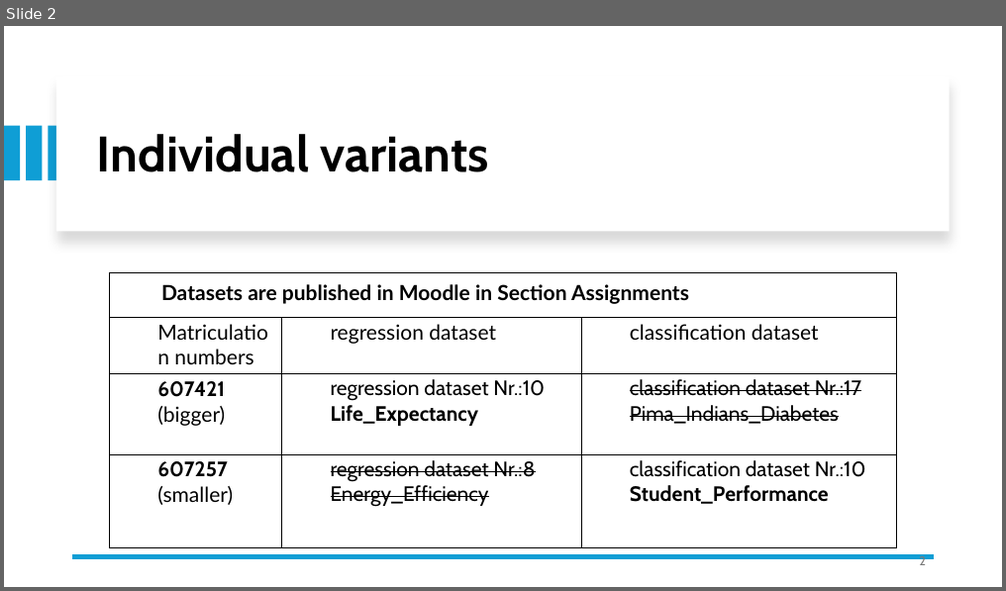
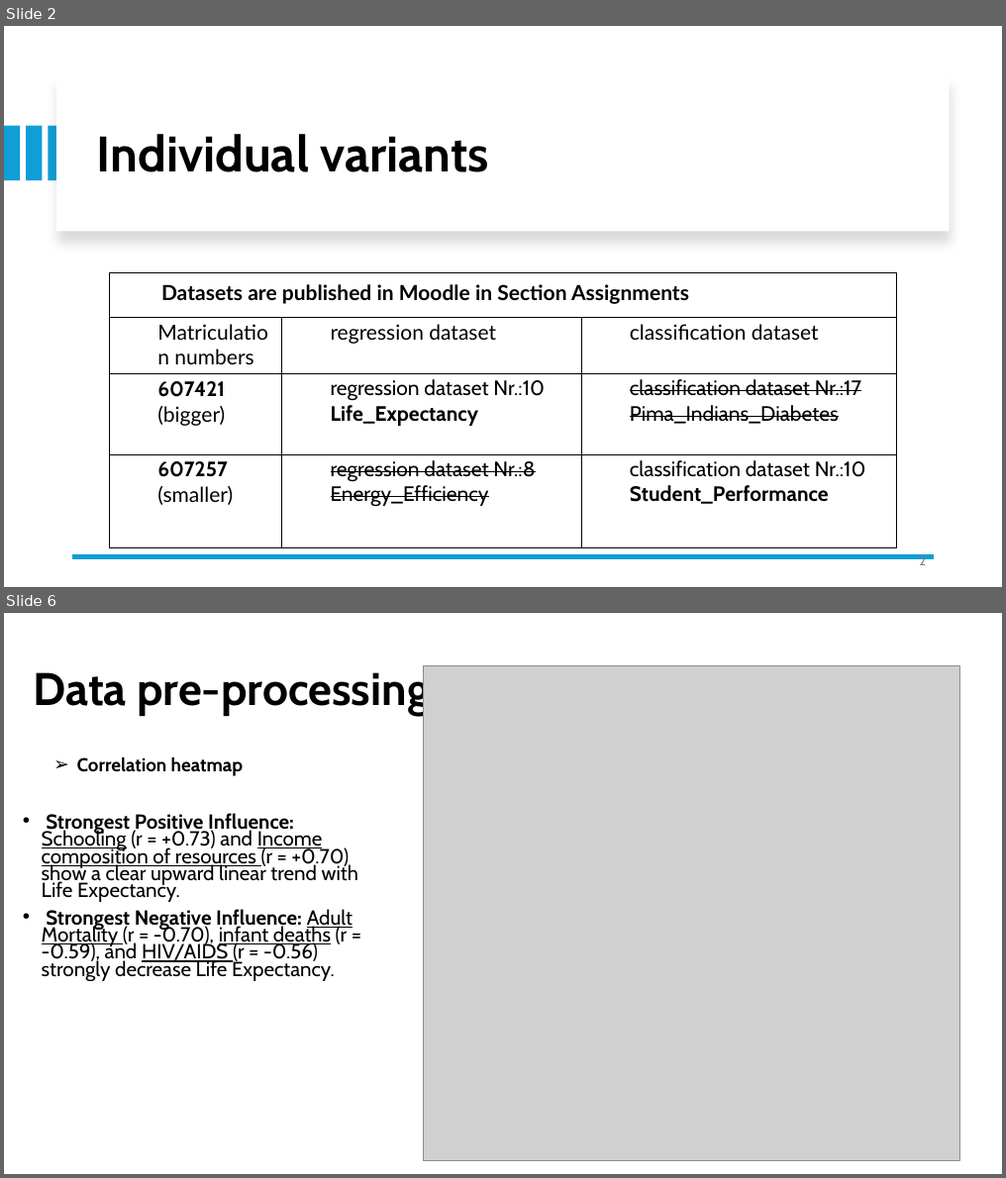
Before and after one commit to azelarabchakour/Data-science-assignments, a slide deck: Assignment-1/Assignment-1.pptx. Shown one above the other, each under a label of ours: slide 2 before the commit, slides 2 and 6 after it; the slides between them are not shown. The pictures are 1006x591 and 1006x1178 pixels, drawn with LibreOffice and Linux fonts; fonts in the diff are those of the drawing; grey boxes stand for pictures. Boxes give left, top, right and bottom in pixels: in the first picture for what was removed or moved away, otherwise in the second. Text is boxed around its words. In the diff, an @@ line names an element or a change of style, - is before the commit and + after.

```diff
--- a/Assignment-1/Assignment-1.pptx
+++ b/Assignment-1/Assignment-1.pptx
@@ slide 6 added at (x1=4, y1=613, x2=1002, y2=1174), background #FFFFFF @@
@@ title added at (x1=34, y1=666, x2=430, y2=716), 44 pt, text #000000, bold @@
+Data pre-processing
@@ picture added at (x1=423, y1=665, x2=959, y2=1161) @@
@@ text added at (x1=77, y1=757, x2=243, y2=776), 18 pt, text #000000, bold @@
+➢ Correlation heatmap
@@ text added at (x1=42, y1=813, x2=358, y2=981), 19.6 pt, text #000000 @@
+• Strongest Positive Influence: Schooling (r = +0.73) and Income composition of resources (r = +0.70) show a clear upward linear trend with Life Expectancy.
+• Strongest Negative Influence: Adult Mortality (r = -0.70), infant deaths (r = -0.59), and HIV/AIDS (r = -0.56) strongly decrease Life Expectancy.
```
Also in this commit, not shown: 8 slides changed, 11 other slides added, 3 slides removed, 11 other files.
